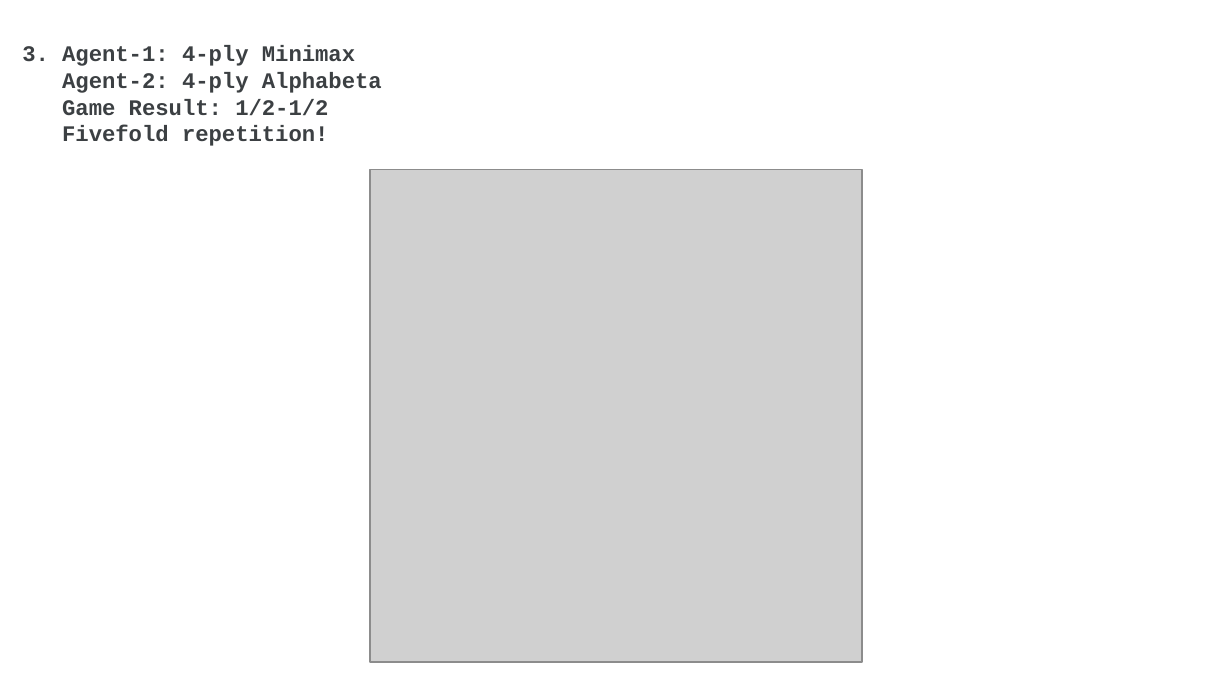
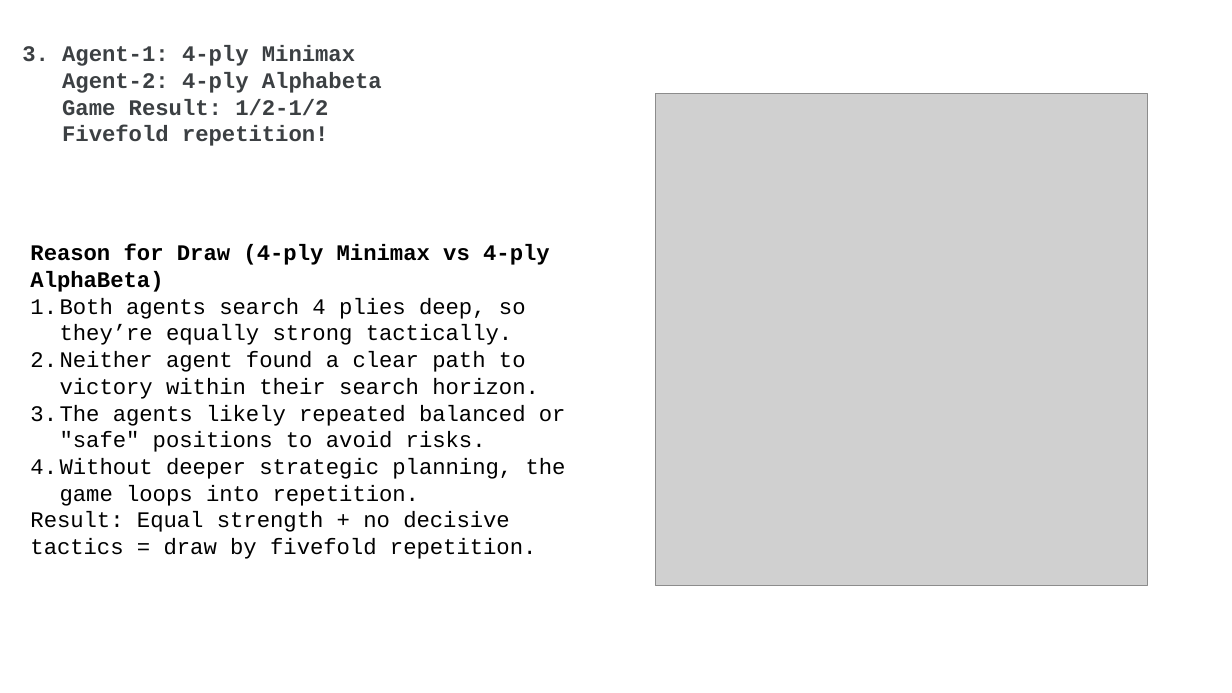
Before and after one commit to Mokshith1708/AI-Assignment-3-Game-Playing, a slide deck: slide 4 of AI_3_CS22B046_CS22B059.pptx. Drawn at 1232x693 pixels with LibreOffice and Linux fonts; fonts in the diff are those of the drawing; grey boxes stand for pictures. Boxes give left, top, right and bottom in pixels: in the first picture for what was removed or moved away, otherwise in the second. Text is boxed around its words. In the diff, an @@ line names an element or a change of style, - is before the commit and + after.

```diff
--- a/AI_3_CS22B046_CS22B059.pptx
+++ b/AI_3_CS22B046_CS22B059.pptx
@@ picture: place and size @@
-picture at [370,170,861,662]
+picture at [655,94,1147,585]
@@ text added at [30,244,566,559], 13 pt, text #000000 @@
+Reason for Draw (4-ply Minimax vs 4-ply AlphaBeta)
+1. Both agents search 4 plies deep, so they’re equally strong tactically.
+2. Neither agent found a clear path to victory within their search horizon.
+3. The agents likely repeated balanced or "safe" positions to avoid risks.
+4. Without deeper strategic planning, the game loops into repetition.
+Result: Equal strength + no decisive tactics = draw by fivefold repetition.
```
Also in this commit, not shown: 2 other slides changed.
